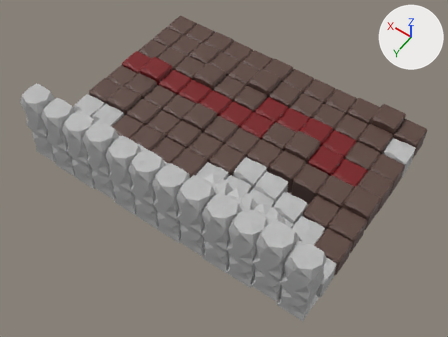
A saved change to the FBX model Assets/Models/grid.fbx.
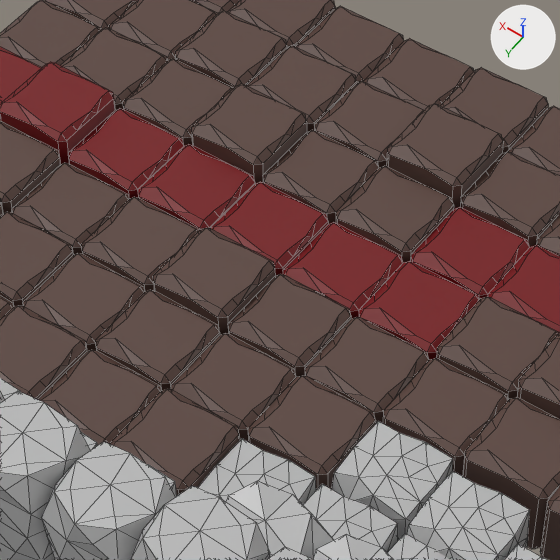
Each version appears first whole from a 50 mm lens placed at (-6.64, 33.53, 36.34), pointed at (9.88, 10.41, 0.0), and next in a close-up on the part from 31% to 66% of the width and 12% to 58% of the height. The axes (+X, +Y, +Z) are drawn at upper right. The lights are the same throughout. The close-ups show mesh edges as thin lines.
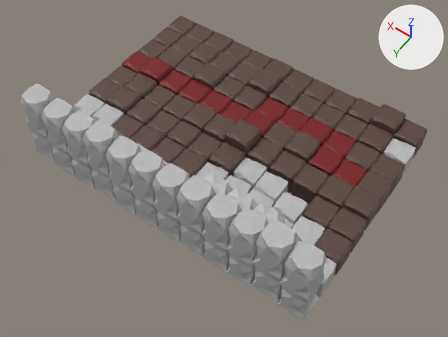
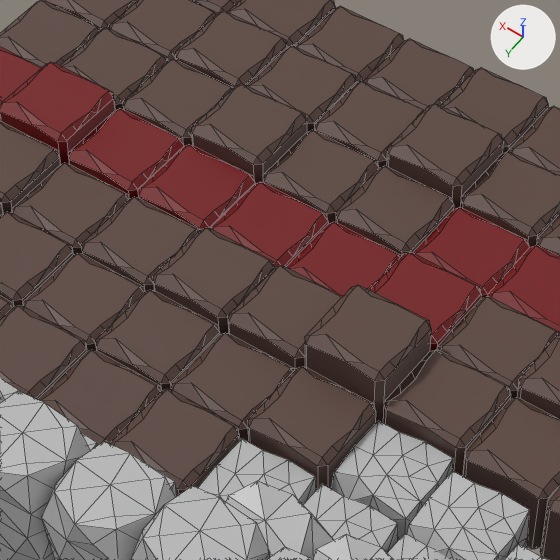
Commit message: Fix grid demo

What differs and where, as boxes (x1, y1, x2, y2) in the close-ups (560 x 560 px):
'Cube.046', moved
    before: (305, 317, 429, 424)
    after: (305, 285, 431, 424)
'Cube.045', moved
    before: (248, 376, 375, 490)
    after: (248, 367, 376, 490)
'Cube.044', moved
    before: (383, 358, 509, 476)
    after: (383, 350, 511, 476)
'Cube.047', moved
    before: (228, 274, 351, 377)
    after: (228, 265, 343, 369)
'Cube.072', moved
    before: (359, 261, 480, 360)
    after: (370, 252, 481, 351)
'Cube.010', moved
    before: (436, 297, 559, 399)
    after: (437, 296, 559, 399)

The change, as a list of edits to the scene's bpy script:
```text
Change ob_cube_010:
    ob_cube_010.location: (7.91, 5.94, 0.02) -> (7.91, 5.94, 0.04)
Change ob_cube_044:
    ob_cube_044.location: (7.91, 7.94, -0.1) -> (7.91, 7.94, 0.18)
Change ob_cube_046:
    ob_cube_046.location: (9.91, 7.94, -0.1) -> (9.91, 7.94, 0.9)
Change ob_cube_047:
    ob_cube_047.location: (11.91, 7.94, -0.01) -> (11.91, 7.94, 0.26)
Change ob_cube_072:
    ob_cube_072.location: (9.91, 5.94, -0.1) -> (9.91, 5.94, 0.18)
Change ob_cube_045:
    ob_cube_045.location: (9.91, 9.94, -0.1) -> (9.91, 9.94, 0.18)
```
